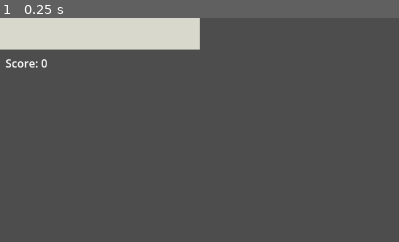
Above: before the commit, frame 1.
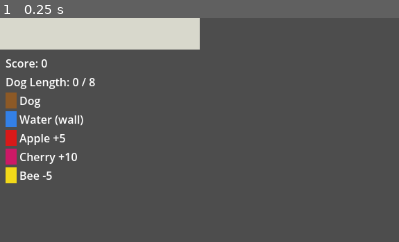
Above: after the commit, the same moment.

Repository: disun001/daschund-game
Game: Godot game, scene res://scenes/game_board.tscn
Same seed, same stepped clock (60 frames per second), same inputs: the game is played once before the commit and once after it.
Inputs:
- Up to frame 1 (0.25 s): no input
The pictures show only the part of the screen within x 0-50%, y 37-87%; the shares and areas given below are measured in that part.

The runs differ from the first frame. In frame 1, 2.7% of the frame differs, in the area x 1-24%, y 26-75%.

Commit message:
HUD: show Dog Length budget and element legend

Diff:
--- a/scripts/game_board.gd
+++ b/scripts/game_board.gd
@@ -17,6 +17,8 @@
 var split_warning: Label
 var done_button: Button
 var score_label: Label
+var length_label: Label
+var legend_box: VBoxContainer
 var hud_box: VBoxContainer
 var results_panel: VBoxContainer
 var next_button: Button
@@ -70,6 +72,9 @@
 	layer.add_child(box)
 	score_label = Label.new()
 	box.add_child(score_label)
+	length_label = Label.new()
+	box.add_child(length_label)
+	_build_legend(box)
 	split_warning = Label.new()
 	split_warning.text = "Dog is split"
 	box.add_child(split_warning)
@@ -89,6 +94,28 @@
 	end_label.text = "All boards complete"
 	end_label.visible = false
 	layer.add_child(end_label)
+
+## One row per element: colour swatch + name and point value.
+func _build_legend(parent: Control) -> void:
+	legend_box = VBoxContainer.new()
+	parent.add_child(legend_box)
+	var entries := [
+		[BoardState.Cell.BODY, "Dog"],
+		[BoardState.Cell.WATER, "Water (wall)"],
+		[BoardState.Cell.APPLE, "Apple +%d" % BoardState.POINTS_APPLE],
+		[BoardState.Cell.CHERRY, "Cherry +%d" % BoardState.POINTS_CHERRY],
+		[BoardState.Cell.BEE, "Bee %d" % BoardState.POINTS_BEE],
+	]
+	for entry in entries:
+		var row := HBoxContainer.new()
+		var swatch := ColorRect.new()
+		swatch.color = BoardView.CELL_COLORS[entry[0]]
+		swatch.custom_minimum_size = Vector2(16, 16)
+		row.add_child(swatch)
+		var label := Label.new()
+		label.text = entry[1]
+		row.add_child(label)
+		legend_box.add_child(row)
 
 func _on_done_pressed() -> void:
 	if board.submit():
@@ -127,3 +154,4 @@
 	done_button.visible = board.has_dog()
 	done_button.disabled = not board.can_submit()
 	score_label.text = "Score: %d" % board.score_report().total
+	length_label.text = "Dog Length: %d / %d" % [board.length_used, board.length_cap]
--- a/tests/test_board_sequencing_integration.gd
+++ b/tests/test_board_sequencing_integration.gd
@@ -66,3 +66,18 @@
 	var node := await _spawn([] as Array[BoardData])
 	assert_true(node.end_label.visible)
 	assert_false(node.hud_box.visible)
+
+func test_hud_shows_dog_length_budget() -> void:
+	var node := await _spawn(_two_boards())
+	assert_eq(node.length_label.text, "Dog Length: 0 / 4")
+	node.input_controller.handle_tap(Vector2i(0, 0))
+	node.input_controller.handle_tap(Vector2i(1, 0))
+	assert_eq(node.length_label.text, "Dog Length: 2 / 4")
+
+func test_hud_has_legend_naming_every_element_with_points() -> void:
+	var node := await _spawn(_two_boards())
+	var text := ""
+	for row in node.legend_box.get_children():
+		text += (row.get_child(1) as Label).text + "\n"
+	for expected in ["Water", "Apple +5", "Cherry +10", "Bee -5", "Dog"]:
+		assert_string_contains(text, expected)
